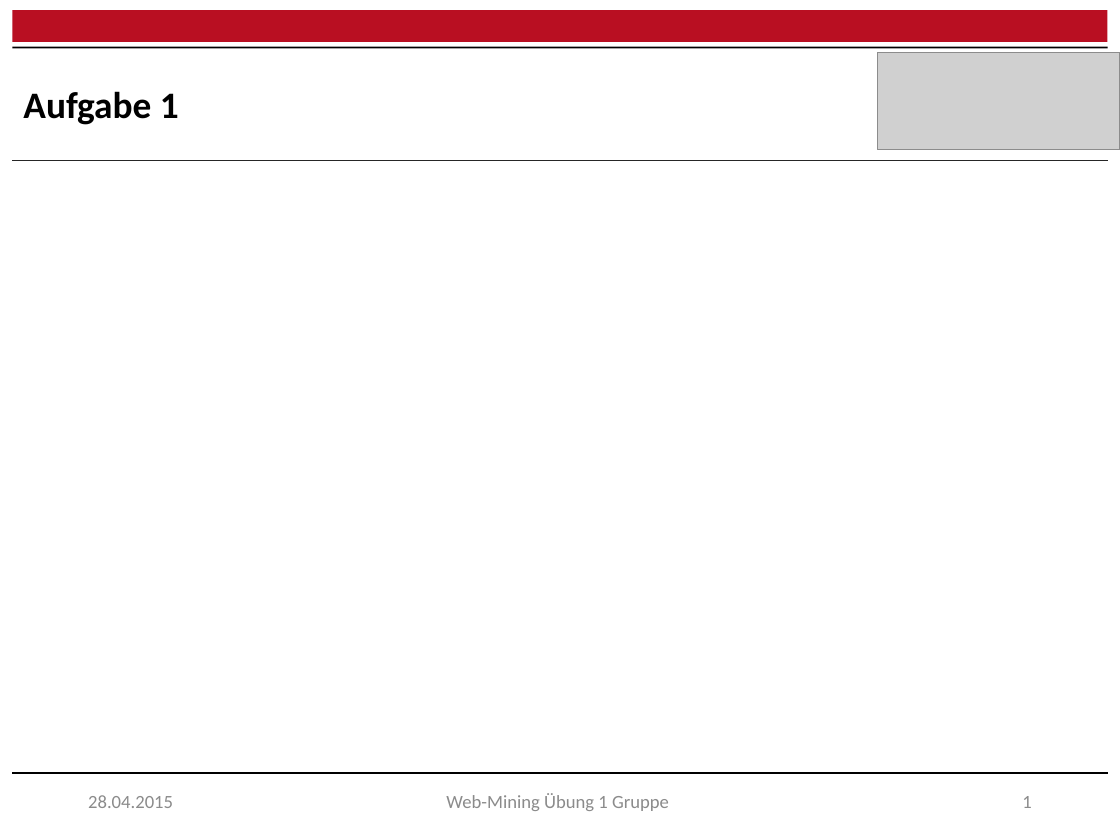
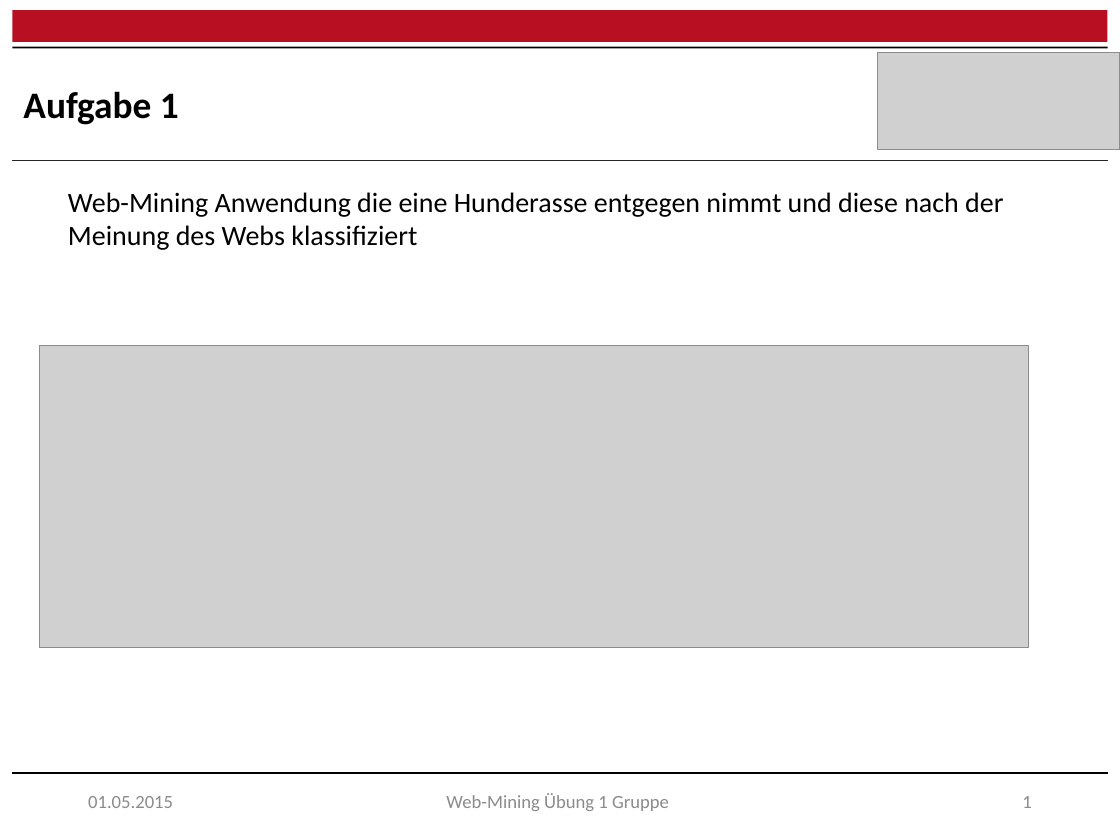
Before and after one commit to raQai/web-mining, a slide deck: slide 1 of ex1/results/ex1_präsentation.pptx. Drawn at 1120x840 pixels with LibreOffice and Linux fonts; fonts in the diff are those of the drawing; grey boxes stand for pictures. Boxes give left, top, right and bottom in pixels: in the first picture for what was removed or moved away, otherwise in the second. Text is boxed around its words. In the diff, an @@ line names an element or a change of style, - is before the commit and + after.

```diff
--- a/ex1/results/ex1_präsentation.pptx
+++ b/ex1/results/ex1_präsentation.pptx
@@ text added at (68, 192, 1003, 250), 18 pt, text #000000 @@
+Web-Mining Anwendung die eine Hunderasse entgegen nimmt und diese nach der Meinung des Webs klassifiziert
@@ picture added at (39, 345, 1028, 647) @@
@@ text at (88, 796, 173, 808): text changed @@
-28.04.2015
+01.05.2015
```
Also in this commit, not shown: 4 other slides changed, 1 slide added, 1 other file.
